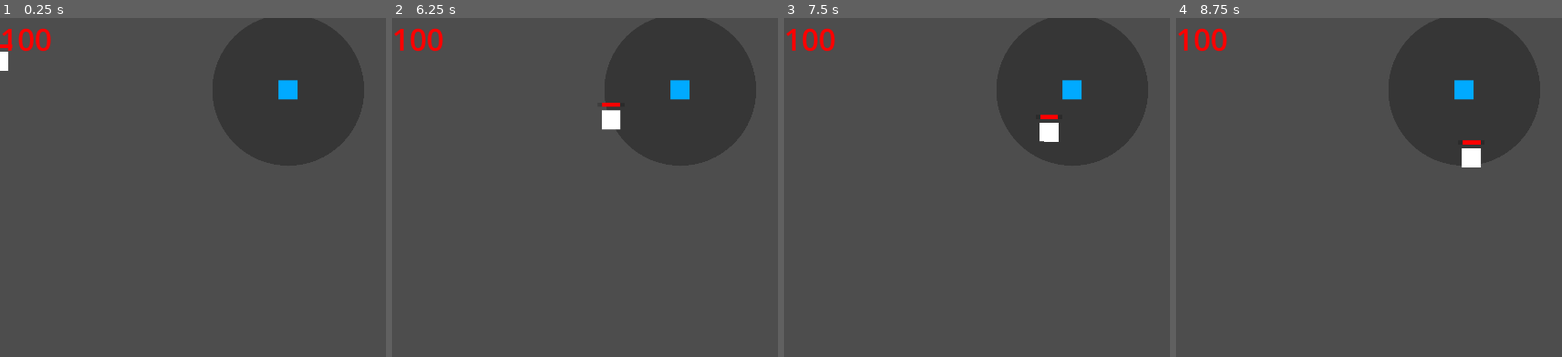
Above: before the commit, frames 1-4 (left to right).
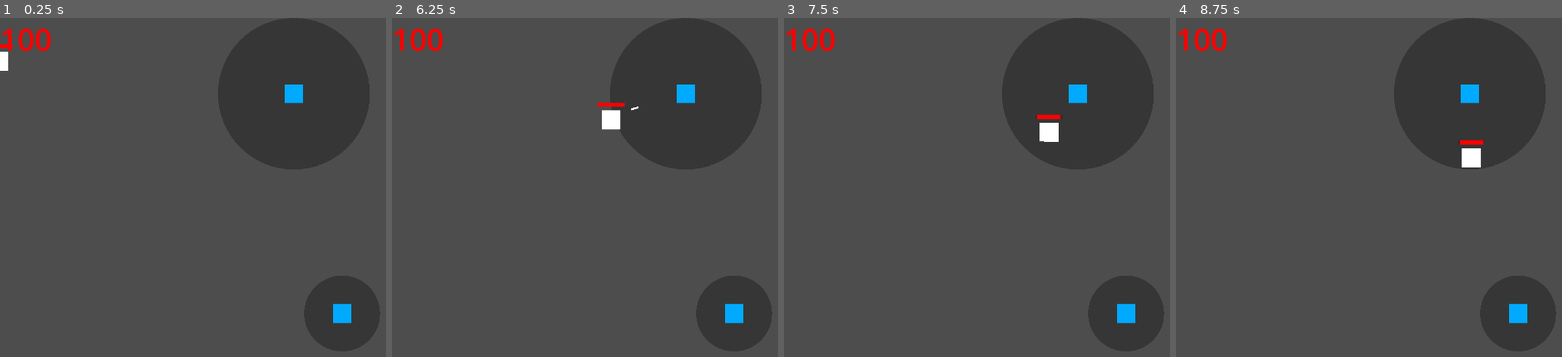
Above: after the commit, the same moments.

Repository: officialSl0th/tower-defense-2d
Game: Godot game, scene res://scenes/main.tscn
The game is run twice, just before and just after one commit, with the same random seed, the same clock (stepped at 60 frames per second) and the same inputs.
Inputs:
- Up to frame 1 (0.25 s): no input
- Up to frame 2 (6.25 s): no input
- Up to frame 3 (7.5 s): no input
- Up to frame 4 (8.75 s): no input

The runs differ from the first frame. In frame 1, 0.6% of the frame differs, in the area x 72-92%, y 18-91%; in frame 2, 0.6%, in the area x 53-92%, y 18-91%; in frame 3, 0.6%; in frame 4, 0.6%.

Commit message:
add projectile

Diff:
--- a/scenes/main.tscn
+++ b/scenes/main.tscn
@@ -16,15 +16,29 @@
 [node name="Main" type="Node2D"]
 
 [node name="Tower" parent="." instance=ExtResource("2_aqvli")]
+position = Vector2(774, 200)
+attack_range = 100.0
+attack_damage = 5.0
+attack_speed = 3.0
+projectile_speed = 600.0
+max_projectile_range = 300.0
+
+[node name="Tower2" parent="." instance=ExtResource("2_aqvli")]
+position = Vector2(901, 780)
+attack_range = 50.0
+attack_damage = 5.0
+attack_speed = 0.5
+projectile_speed = 1200.0
+max_projectile_range = 150.0
 
 [node name="Path2D" type="Path2D" parent="."]
 curve = SubResource("Curve2D_wp508")
 
-[node name="PathEntity2" parent="Path2D" instance=ExtResource("1_655av")]
+[node name="PathEntity" parent="Path2D" instance=ExtResource("1_655av")]
 position = Vector2(-27, 108)
 rotation = 0.00230946
 move_speed = 100.0
-total_health = 15
+total_health = 50
 
 [node name="Control" type="Control" parent="."]
 layout_mode = 3
--- a/scenes/path_entity.tscn
+++ b/scenes/path_entity.tscn
@@ -1,6 +1,6 @@
 [gd_scene load_steps=6 format=3 uid="uid://bbcoo6w6wllv8"]
 
-[ext_resource type="Script" path="res://source/PathEntityController.gd" id="1_b1xtk"]
+[ext_resource type="Script" path="res://source/PathEntity.gd" id="1_g1j3x"]
 
 [sub_resource type="QuadMesh" id="QuadMesh_h3k30"]
 
@@ -16,7 +16,7 @@
 rotation = 0.00115473
 rotates = false
 loop = false
-script = ExtResource("1_b1xtk")
+script = ExtResource("1_g1j3x")
 
 [node name="MeshInstance2D" type="MeshInstance2D" parent="."]
 scale = Vector2(50, 50)
--- /dev/null
+++ b/scenes/projectile.tscn
@@ -0,0 +1,23 @@
+[gd_scene load_steps=4 format=3 uid="uid://b2jsf0enmawvb"]
+
+[ext_resource type="Script" path="res://source/Projectile.gd" id="1_0xbkq"]
+
+[sub_resource type="RectangleShape2D" id="RectangleShape2D_as6cl"]
+size = Vector2(20, 5)
+
+[sub_resource type="QuadMesh" id="QuadMesh_il5t0"]
+
+[node name="Projectile" type="Node2D"]
+script = ExtResource("1_0xbkq")
+
+[node name="Area2D" type="Area2D" parent="."]
+
+[node name="CollisionShape2D" type="CollisionShape2D" parent="Area2D"]
+position = Vector2(2.08165e-12, 2.08165e-12)
+shape = SubResource("RectangleShape2D_as6cl")
+
+[node name="MeshInstance2D" type="MeshInstance2D" parent="."]
+scale = Vector2(20, 5)
+mesh = SubResource("QuadMesh_il5t0")
+
+[connection signal="area_entered" from="Area2D" to="." method="_hit"]
--- a/scenes/tower.tscn
+++ b/scenes/tower.tscn
@@ -1,18 +1,14 @@
 [gd_scene load_steps=4 format=3 uid="uid://dajpl8ky8fm1l"]
 
-[ext_resource type="Script" path="res://source/TowerController.gd" id="1_22pnp"]
+[ext_resource type="Script" path="res://source/Tower.gd" id="1_04i6n"]
 
 [sub_resource type="QuadMesh" id="QuadMesh_vaxhq"]
 
 [sub_resource type="CircleShape2D" id="CircleShape2D_j6vll"]
-radius = 10.2956
+resource_local_to_scene = true
 
 [node name="Tower" type="Node2D"]
-position = Vector2(759, 190)
-script = ExtResource("1_22pnp")
-attack_range = 100.0
-attack_damage = 5.0
-attack_speed = 3.0
+script = ExtResource("1_04i6n")
 
 [node name="AttackSpeedTimer" type="Timer" parent="."]
 
--- a/source/PathEntityController.gd
+++ b/source/PathEntity.gd
@@ -1,5 +1,5 @@
 extends PathFollow2D
-class_name PathEntityController
+class_name PathEntity
 
 @export var move_speed: float = 0;
 @export var total_health: int = 0;
--- /dev/null
+++ b/source/Projectile.gd
@@ -0,0 +1,32 @@
+extends Node2D
+class_name Projectile
+
+var _direction: Vector2;
+var _speed: float;
+var _max_travel_distance: float;
+var _damage: int;
+
+@onready var _start_position: Vector2 = get_position();
+
+func _process(delta) -> void:
+	var _position: Vector2 = get_position();
+	set_position(_position + _direction * _speed * delta);
+
+	var _direction_raw: Vector2 = get_position() - _start_position;
+	if sqrt(_direction_raw[0] * _direction_raw[0] + _direction_raw[1] * _direction_raw[1]) > _max_travel_distance:
+		queue_free();
+
+func initialize(direction: Vector2, speed: float, max_travel_distance: float, damage: int) -> void:
+	_direction = direction;
+	_speed = speed;
+	_max_travel_distance = max_travel_distance;
+	_damage = damage;
+
+	set_rotation(atan(direction[1] / direction[0]));
+
+func _hit(body: Area2D) -> void:
+	var _parent: Node2D = body.get_parent();
+
+	if _parent is PathEntity:
+		_parent.take_damage(_damage);
+		queue_free();
--- a/source/TowerController.gd
+++ b/source/Tower.gd
@@ -1,12 +1,15 @@
 extends Node2D
-class_name TowerController
+class_name Tower
 
 @export var attack_range: float = 0;
 @export var attack_damage: float = 0;
 @export var attack_speed: float = 0;
+@export var projectile_speed: float = 0;
+@export var max_projectile_range: float = 0;
 
 @onready var _attack_range_collision_shape: CollisionShape2D = $RangeArea/CollisionShape2D;
 @onready var _attack_speed_timer: Timer = $AttackSpeedTimer;
+@onready var _projectile_scene: PackedScene = preload("res://scenes/projectile.tscn");
 
 var _path_entities_in_range: Array = [];
 var _attack_range_color: Color = Color(0, 0, 0, .3);
@@ -19,14 +22,21 @@
 	draw_circle(Vector2(0, 0), attack_range * 2, _attack_range_color);
 
 func _attack() -> void:
-	_path_entities_in_range[0].take_damage(attack_damage);
+	var _direction: Vector2 = (_path_entities_in_range[0].get_position() - get_position()).normalized();
+	var _projectile: Projectile = _projectile_scene.instantiate();
+	_projectile.initialize(_direction, projectile_speed, max_projectile_range, attack_damage);
+	add_child(_projectile);
+
 
 func _path_entity_entered(entity: Area2D) -> void:
-	_path_entities_in_range.append(entity.get_parent());
+	var _parent: Node2D = entity.get_parent();
 
-	if _attack_speed_timer.is_stopped():
-		_attack();
-		_attack_speed_timer.start();
+	if _parent is PathEntity:
+		_path_entities_in_range.append(_parent);
+
+		if _attack_speed_timer.is_stopped():
+			_attack();
+			_attack_speed_timer.start();
 
 func _path_entity_exited(entity: Area2D) -> void:
 	_path_entities_in_range.erase(entity.get_parent());
